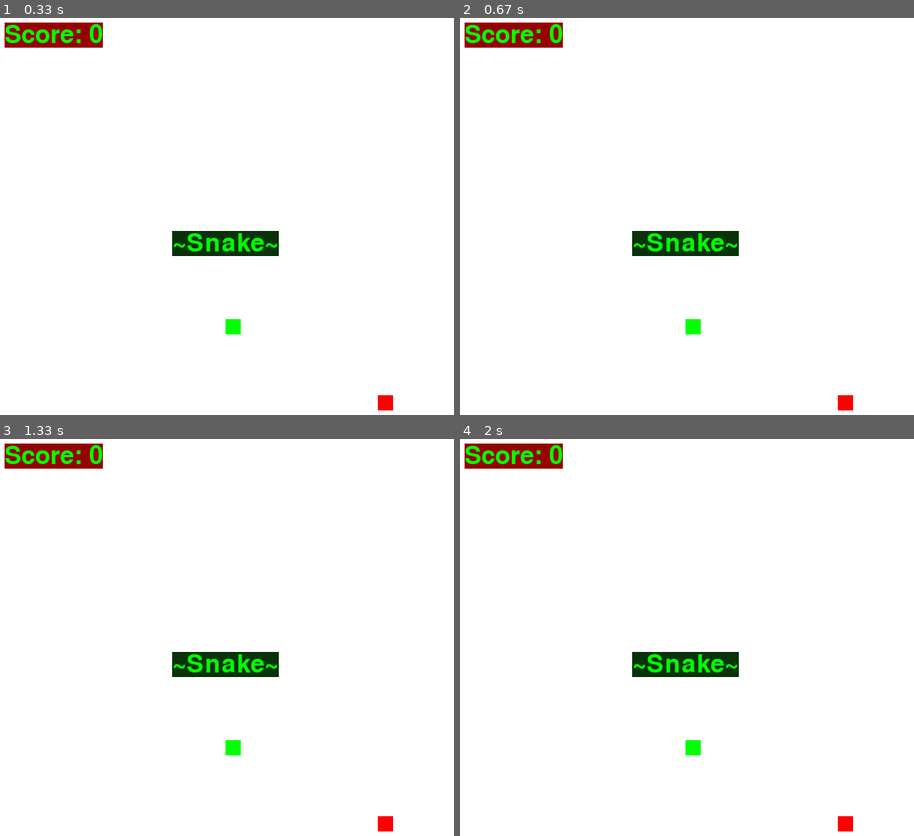
Above: before the commit, frames 1-4 (two rows, left to right).
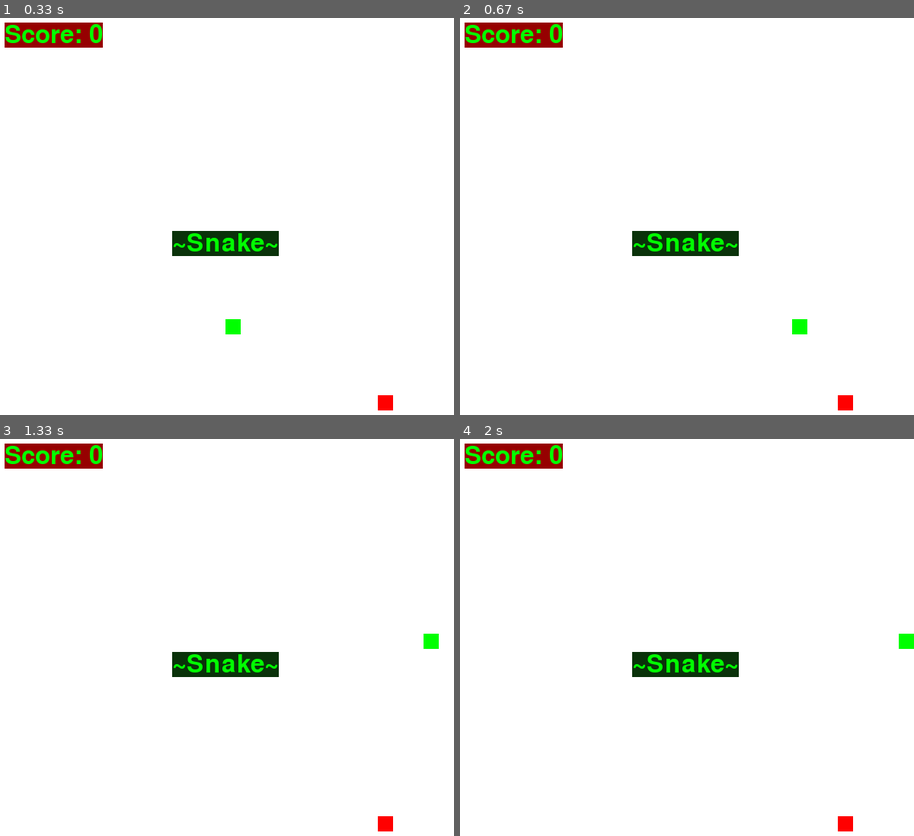
Above: after the commit, the same moments.

Repository: dondogecl/pygame_learning
Game: pygame game, started from snake/game.py
The game is run twice, just before and just after one commit, with the same random seed, the same clock (stepped at 60 frames per second) and the same inputs.
Inputs:
- Up to frame 1 (0.33 s): no input
- Up to frame 2 (0.67 s): hold Right from 0.33 s (still down)
- Up to frame 3 (1.33 s): release Right at 0.8 s; hold Up 0.83-1.13 s; hold Right from 1.17 s (still down)
- Up to frame 4 (2 s): release Right at 1.63 s; hold Left from 1.67 s (still down)

Frame 1 is identical in both runs. In frame 2, 0.3% of the frame differs, in the area x 49-77%, y 75-80%; in frame 3, 0.3%; in frame 4, 0.3%.

Commit message:
snake: movement created, collision added

Diff:
--- a/snake/game.py
+++ b/snake/game.py
@@ -1,5 +1,7 @@
 import pygame
 import os
+
+from pygame.constants import K_LEFT
 
 # initialize pygame
 pygame.init()
@@ -72,6 +74,36 @@
     for event in pygame.event.get():
         if event.type == pygame.QUIT:
             running = False
+        # move the snake discreete
+        if event.type == pygame.KEYDOWN:
+            if event.key == pygame.K_LEFT:
+                snake_dx = -1 * SNAKE_SIZE
+                snake_dy = 0
+
+            if event.key == pygame.K_RIGHT:
+                snake_dx = 1 * SNAKE_SIZE
+                snake_dy = 0
+            if event.key == pygame.K_UP:
+                snake_dx = 0
+                snake_dy = -1 * SNAKE_SIZE
+            if event.key == pygame.K_DOWN:
+                snake_dx = 0
+                snake_dy = 1 * SNAKE_SIZE
+            print(event.key)
+            print(snake_dx, snake_dy)
+            print(head_x, head_y)
+
+    # update position of x, y
+    head_x += snake_dx
+    head_y += snake_dy
+    head_coord = (head_x, head_y, SNAKE_SIZE, SNAKE_SIZE)
+
+    # check collisions
+    if head_rect.colliderect(apple_rect):
+        score += 1
+        pick_up_sound.play()
+        print("collision")
+
 
     # fill surface
     display_surface.fill(WHITE)
@@ -80,12 +112,12 @@
     display_surface.blit(score_text, score_rect)
 
     # Blit assets
-    pygame.draw.rect(display_surface, GREEN, head_coord)
-    pygame.draw.rect(display_surface, RED, apple_coord)
+    head_rect = pygame.draw.rect(display_surface, GREEN, head_coord)
+    apple_rect = pygame.draw.rect(display_surface, RED, apple_coord)
 
     # Update display
     pygame.display.update()
-    clock.tick()
+    clock.tick(FPS)
 
 
 # Ends the game
